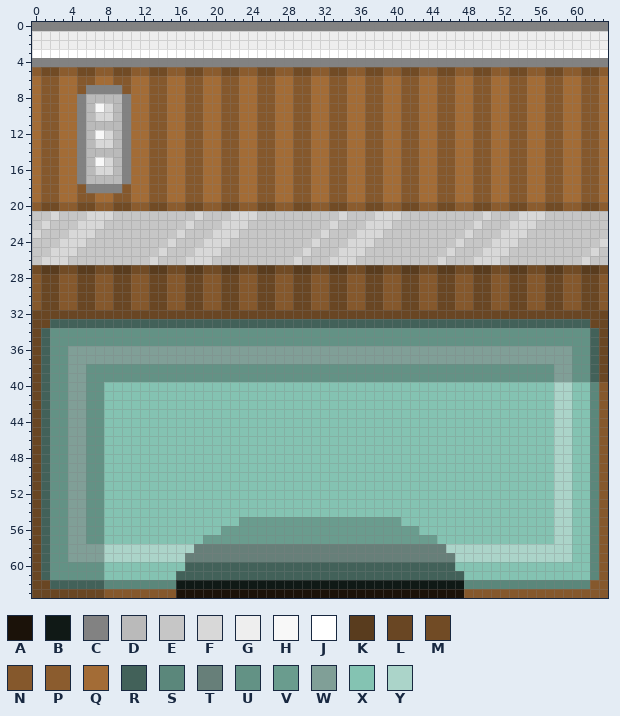
Pixel-art sprite: Assets/Areas/elevator.png. The picture above was drawn from the file before the commit.
The file is 64x64 pixels. Colours within 5 levels of each other are drawn and written as one.
Palette (. is transparent): A #1b1209  B #101916  C #828282  D #bababa  E #c6c6c6  F #d8d8d8  G #eeeeee  H #f8f8f8  J #ffffff  K #593c1e  L #694623  M #714b25  N #85582c  P #8b5c2e  Q #a36c36  R #426159  S #5b877b  T #677f79  U #639285  V #6a9c8e  W #809f97  X #84c3b2  Y #abd4c9
And afterwards:
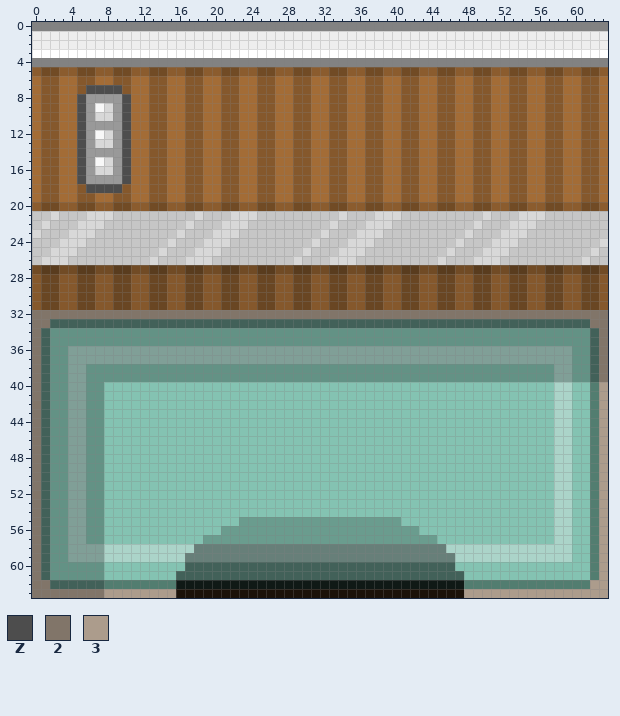
Colours new in this view: Z #4d4d4d  2 #817569  3 #ac9c8c
Commit message: Elevator gets a recolor.
What changed:
{"colour":"D","old":"#bababa","new":"#999999"}
{"colour":"S","old":"#5b877b","new":"#527d70"}
{"y":7,"x":6,"old":"CCCC","new":"ZZZZ"}
{"y":8,"x":5,"old":"C","new":"Z"}
{"y":8,"x":10,"old":"C","new":"Z"}
{"y":9,"x":5,"old":"C","new":"Z"}
{"y":9,"x":10,"old":"C","new":"Z"}
{"y":10,"x":5,"old":"C","new":"Z"}
{"y":10,"x":10,"old":"C","new":"Z"}
{"y":11,"x":5,"old":"C","new":"Z"}
{"y":11,"x":10,"old":"C","new":"Z"}
{"y":12,"x":5,"old":"C","new":"Z"}
{"y":12,"x":10,"old":"C","new":"Z"}
{"y":13,"x":5,"old":"C","new":"Z"}
{"y":13,"x":10,"old":"C","new":"Z"}
{"y":14,"x":5,"old":"C","new":"Z"}
{"y":14,"x":10,"old":"C","new":"Z"}
{"y":15,"x":5,"old":"C","new":"Z"}
{"y":15,"x":10,"old":"C","new":"Z"}
{"y":16,"x":5,"old":"C","new":"Z"}
{"y":16,"x":10,"old":"C","new":"Z"}
{"y":17,"x":5,"old":"C","new":"Z"}
{"y":17,"x":10,"old":"C","new":"Z"}
{"y":18,"x":6,"old":"CCCC","new":"ZZZZ"}
{"y":32,"x":0,"old":"LLLLLLLLLLLLLLLLLLLLLLLLLLLLLLLLLLLLLLLLLLLLLLLLLLLLLLLLLLLLLLLL","new":"2222222222222222222222222222222222222222222222222222222222222222"}
{"y":33,"x":0,"old":"LL","new":"22"}
{"y":33,"x":62,"old":"LL","new":"22"}
{"y":34,"x":0,"old":"L","new":"2"}
{"y":34,"x":63,"old":"L","new":"2"}
{"y":35,"x":0,"old":"L","new":"2"}
{"y":35,"x":63,"old":"L","new":"2"}
{"y":36,"x":0,"old":"L","new":"2"}
{"y":36,"x":63,"old":"L","new":"2"}
{"y":37,"x":0,"old":"L","new":"2"}
{"y":37,"x":63,"old":"L","new":"2"}
{"y":38,"x":0,"old":"L","new":"2"}
{"y":38,"x":63,"old":"L","new":"2"}
{"y":39,"x":0,"old":"L","new":"2"}
{"y":39,"x":63,"old":"L","new":"2"}
{"y":40,"x":0,"old":"L","new":"2"}
{"y":40,"x":63,"old":"N","new":"3"}
{"y":41,"x":0,"old":"L","new":"2"}
{"y":41,"x":63,"old":"N","new":"3"}
{"y":42,"x":0,"old":"L","new":"2"}
{"y":42,"x":63,"old":"N","new":"3"}
{"y":43,"x":0,"old":"L","new":"2"}
{"y":43,"x":63,"old":"N","new":"3"}
{"y":44,"x":0,"old":"L","new":"2"}
{"y":44,"x":63,"old":"N","new":"3"}
{"y":45,"x":0,"old":"L","new":"2"}
{"y":45,"x":63,"old":"N","new":"3"}
{"y":46,"x":0,"old":"L","new":"2"}
{"y":46,"x":63,"old":"N","new":"3"}
{"y":47,"x":0,"old":"L","new":"2"}
{"y":47,"x":63,"old":"N","new":"3"}
{"y":48,"x":0,"old":"L","new":"2"}
{"y":48,"x":63,"old":"N","new":"3"}
{"y":49,"x":0,"old":"L","new":"2"}
{"y":49,"x":63,"old":"N","new":"3"}
{"y":50,"x":0,"old":"L","new":"2"}
{"y":50,"x":63,"old":"N","new":"3"}
{"y":51,"x":0,"old":"L","new":"2"}
{"y":51,"x":63,"old":"N","new":"3"}
{"y":52,"x":0,"old":"L","new":"2"}
{"y":52,"x":63,"old":"N","new":"3"}
{"y":53,"x":0,"old":"L","new":"2"}
{"y":53,"x":63,"old":"N","new":"3"}
{"y":54,"x":0,"old":"L","new":"2"}
{"y":54,"x":63,"old":"N","new":"3"}
{"y":55,"x":0,"old":"L","new":"2"}
{"y":55,"x":63,"old":"N","new":"3"}
{"y":56,"x":0,"old":"L","new":"2"}
{"y":56,"x":63,"old":"N","new":"3"}
{"y":57,"x":0,"old":"L","new":"2"}
{"y":57,"x":63,"old":"N","new":"3"}
{"y":58,"x":0,"old":"L","new":"2"}
{"y":58,"x":63,"old":"N","new":"3"}
{"y":59,"x":0,"old":"L","new":"2"}
{"y":59,"x":63,"old":"N","new":"3"}
{"y":60,"x":0,"old":"L","new":"2"}
{"y":60,"x":63,"old":"N","new":"3"}
{"y":61,"x":0,"old":"L","new":"2"}
{"y":61,"x":63,"old":"N","new":"3"}
{"y":62,"x":0,"old":"LL","new":"22"}
{"y":62,"x":62,"old":"NN","new":"33"}
{"y":63,"x":0,"old":"LLLLLLLLNNNNNNNN","new":"2222222233333333"}
{"y":63,"x":48,"old":"NNNNNNNNNNNNNNNN","new":"3333333333333333"}
